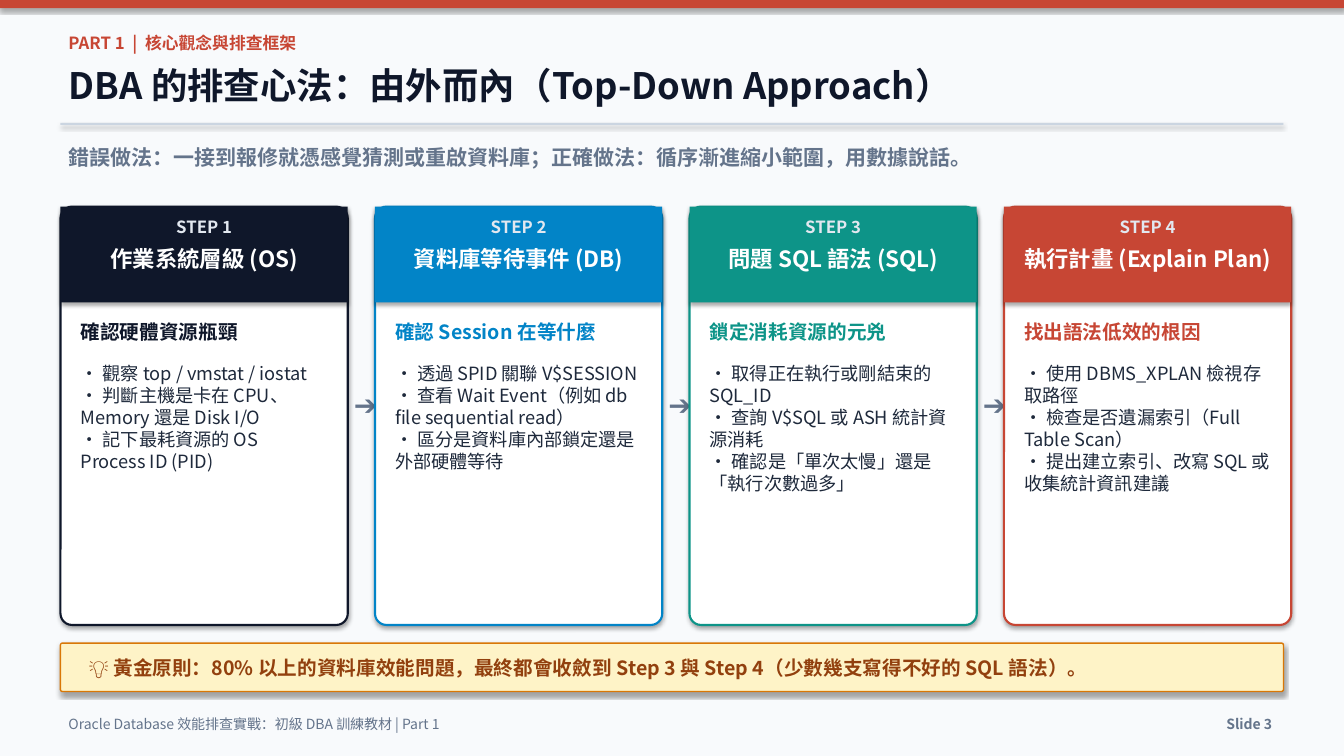
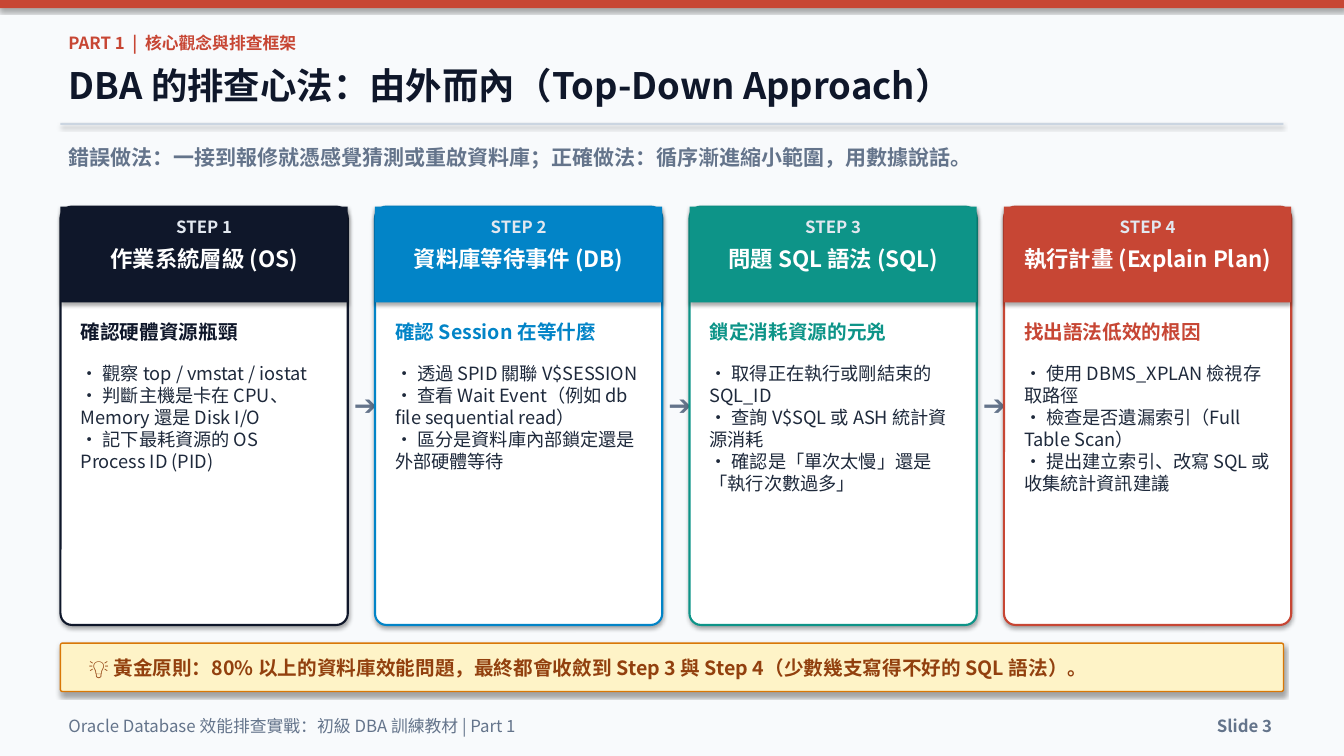
Before and after one commit to YouAreTheBlueSky/Oracle-DBA-Training-Docs, a slide deck: slide 4 of deliver_beginner/06_Oracle_DBA_效能診斷與調校_v2.pptx. Drawn at 1344x756 pixels with LibreOffice and Linux fonts; fonts in the diff are those of the drawing. Boxes give left, top, right and bottom in pixels: in the first picture for what was removed or moved away, otherwise in the second. Text is boxed around its words. In the diff, an @@ line names an element or a change of style, - is before the commit and + after.

```diff
--- a/deliver_beginner/06_Oracle_DBA_效能診斷與調校_v2.pptx
+++ b/deliver_beginner/06_Oracle_DBA_效能診斷與調校_v2.pptx
@@ text "Oracle Database 效能排查實戰：初級 DBA 訓練教材 ..." at bbox=[68, 718, 515, 734]: size 10 to 12 pt @@
@@ text "Slide 3" at bbox=[1217, 718, 1272, 732]: size 10 to 12 pt @@
```
Also in this commit, not shown: 17 other slides changed.
